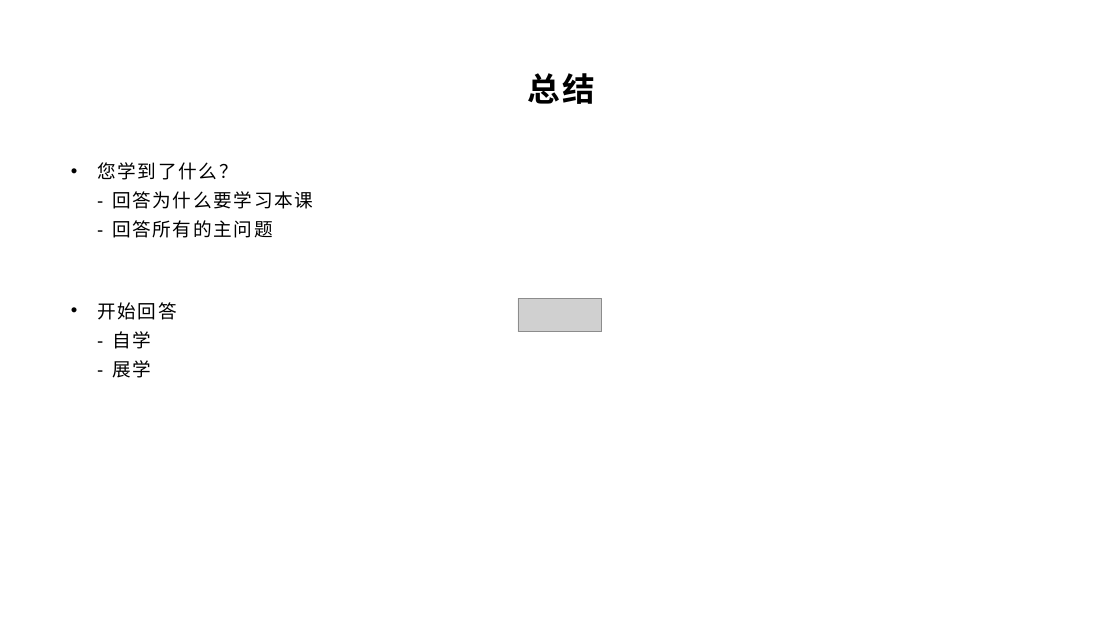
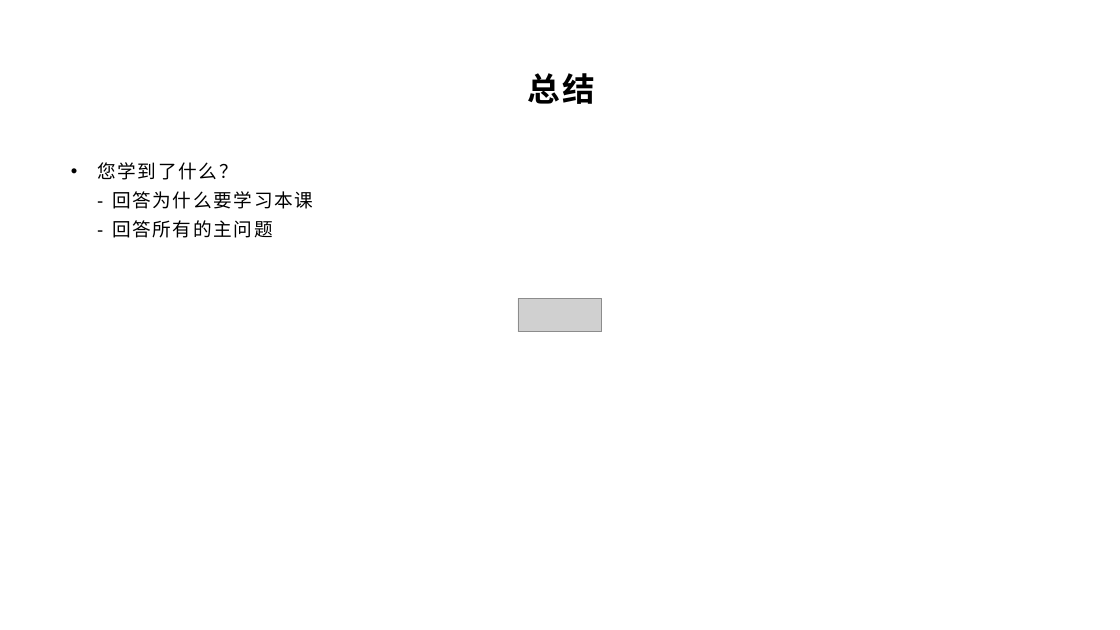
Before and after one commit to Wonder-Technology/SnakeEdu, a slide deck: slide 10 of packages/2_triangle/ppt/绘制三角形.pptx. Drawn at 1120x630 pixels with LibreOffice and Linux fonts; fonts in the diff are those of the drawing; grey boxes stand for pictures; background and template pictures are left out. Boxes give left, top, right and bottom in pixels: in the first picture for what was removed or moved away, otherwise in the second. Text is boxed around its words. In the diff, an @@ line names an element or a change of style, - is before the commit and + after.

```diff
--- a/packages/2_triangle/ppt/绘制三角形.pptx
+++ b/packages/2_triangle/ppt/绘制三角形.pptx
@@ text at box(97, 302, 177, 378): paragraph removed @@
-• 开始回答
-  - 自学
-  - 展学
```
Also in this commit, not shown: 3 other slides changed, 1 slide added, 1 slide removed, 4 other files.
